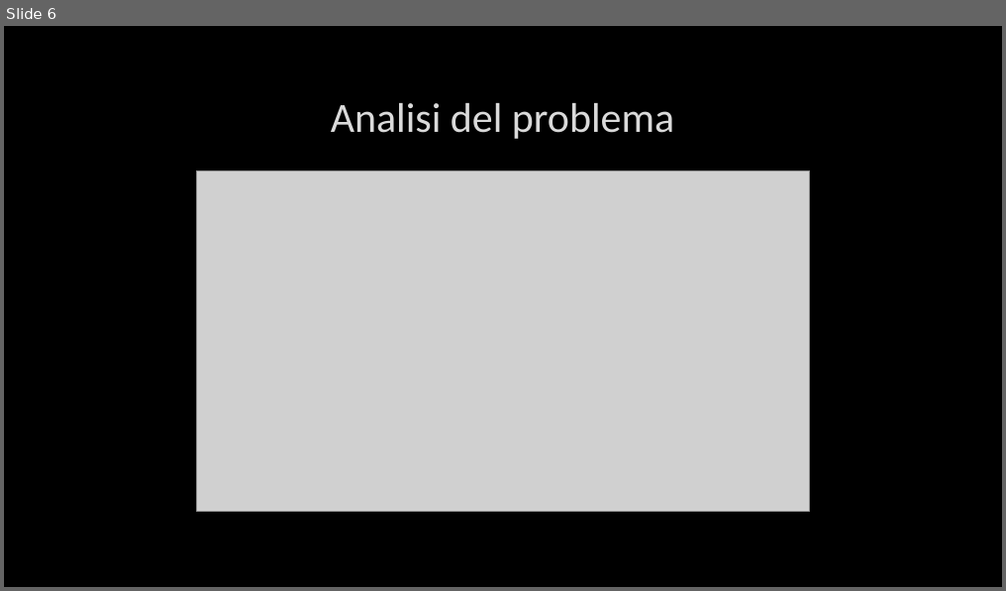
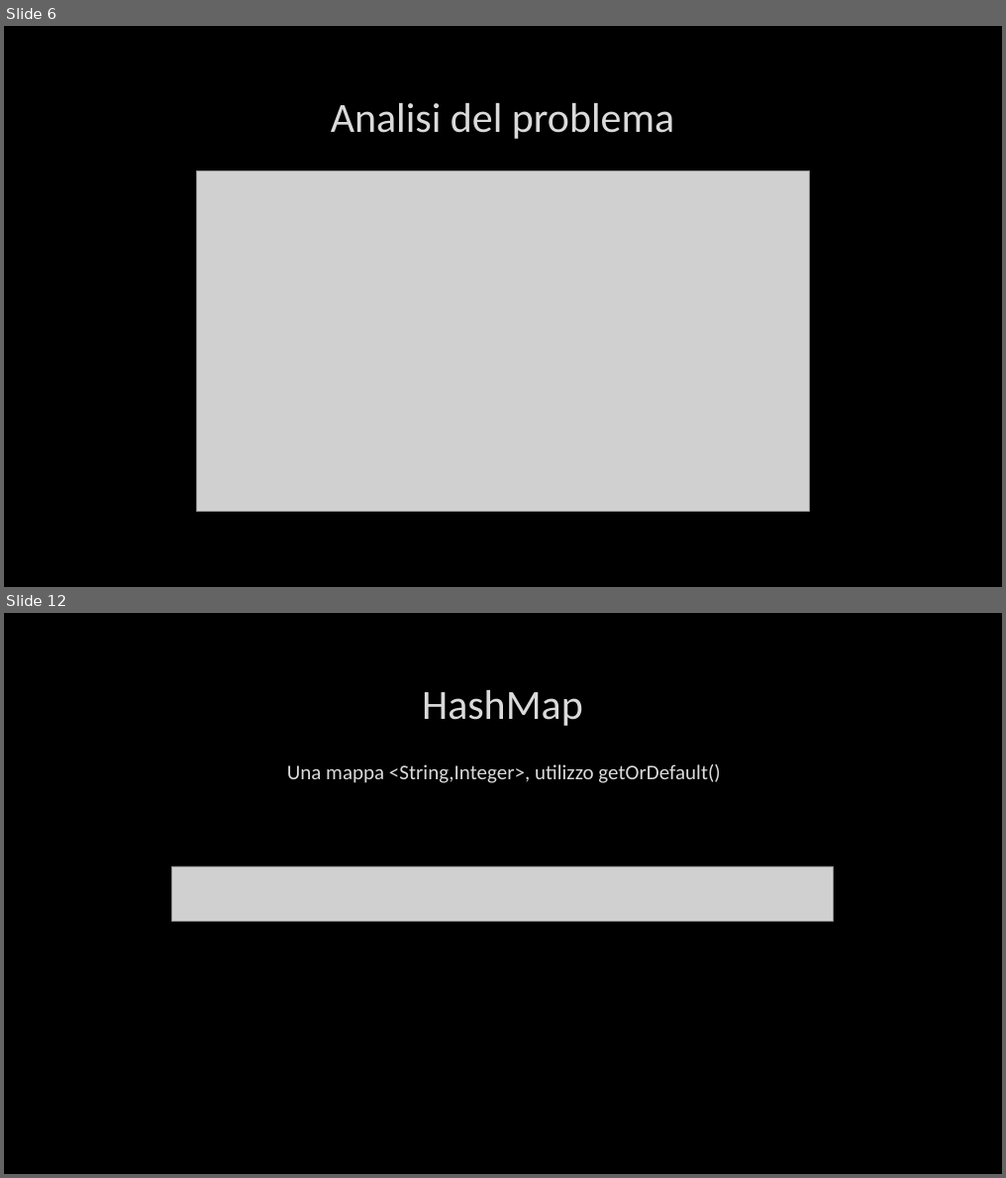
Before and after one commit to timeofview/reti-di-calcolatori, a slide deck: Esercitazione 1.pptx. Shown one above the other, each under a label of ours: slide 6 before the commit, slides 6 and 12 after it; the slides between them are not shown. The pictures are 1006x591 and 1006x1178 pixels, drawn with LibreOffice and Linux fonts; fonts in the diff are those of the drawing; grey boxes stand for pictures; background and template pictures are left out. Boxes give left, top, right and bottom in pixels: in the first picture for what was removed or moved away, otherwise in the second. Text is boxed around its words. In the diff, an @@ line names an element or a change of style, - is before the commit and + after.

```diff
--- a/Esercitazione 1.pptx
+++ b/Esercitazione 1.pptx
@@ slide 12 added at (4, 613, 1002, 1174), background picture (left out) @@
@@ title added at (422, 690, 583, 726), 40 pt, text #DADADA @@
+HashMap
@@ text added at (287, 764, 720, 783), 20 pt, text #DADADA @@
+Una mappa <String,Integer>, utilizzo getOrDefault()
@@ picture added at (172, 866, 834, 922) @@
```
Also in this commit, not shown: 15 other slides added.
